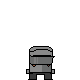
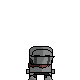
Before/after of a 80px x 80px layered artwork. What changed in the layer stack:
added layer "0001" (1st of 3, in "Head") in group "Head" over [29, 47, 53, 65]
added layer "0001" (2nd of 3, in "body") in group "body" over [28, 62, 52, 72]
added layer "0001" (3rd of 3, in "Leg") in group "Leg" over [29, 70, 52, 80]
